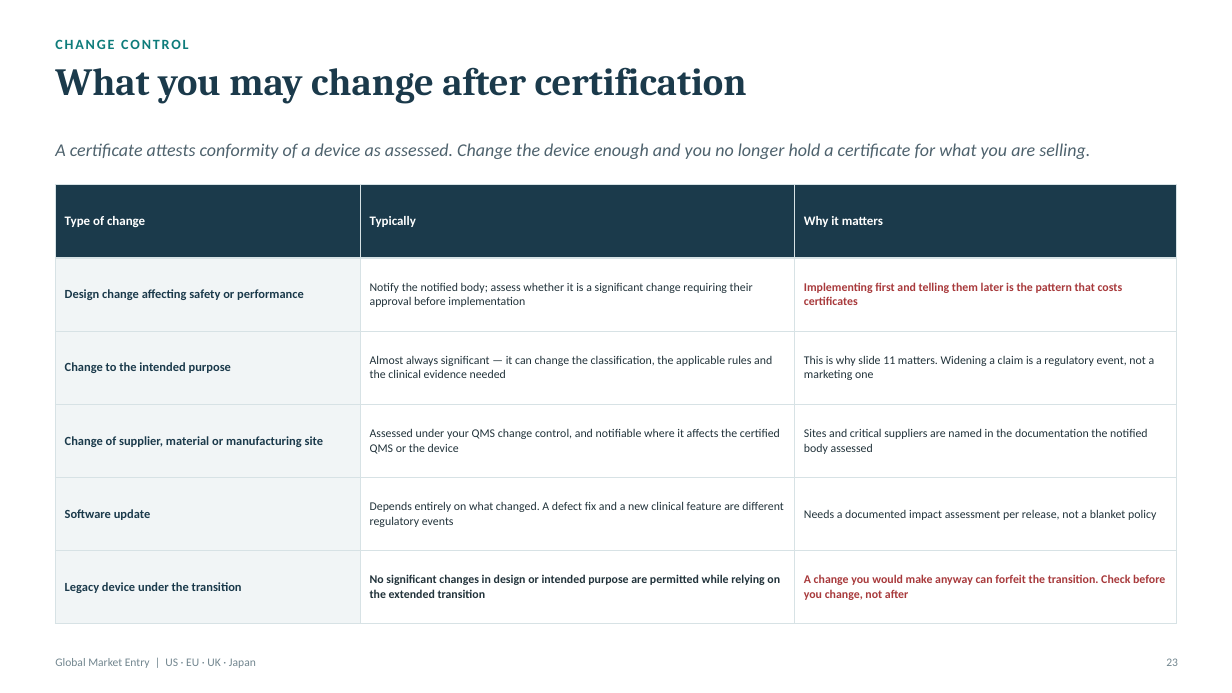
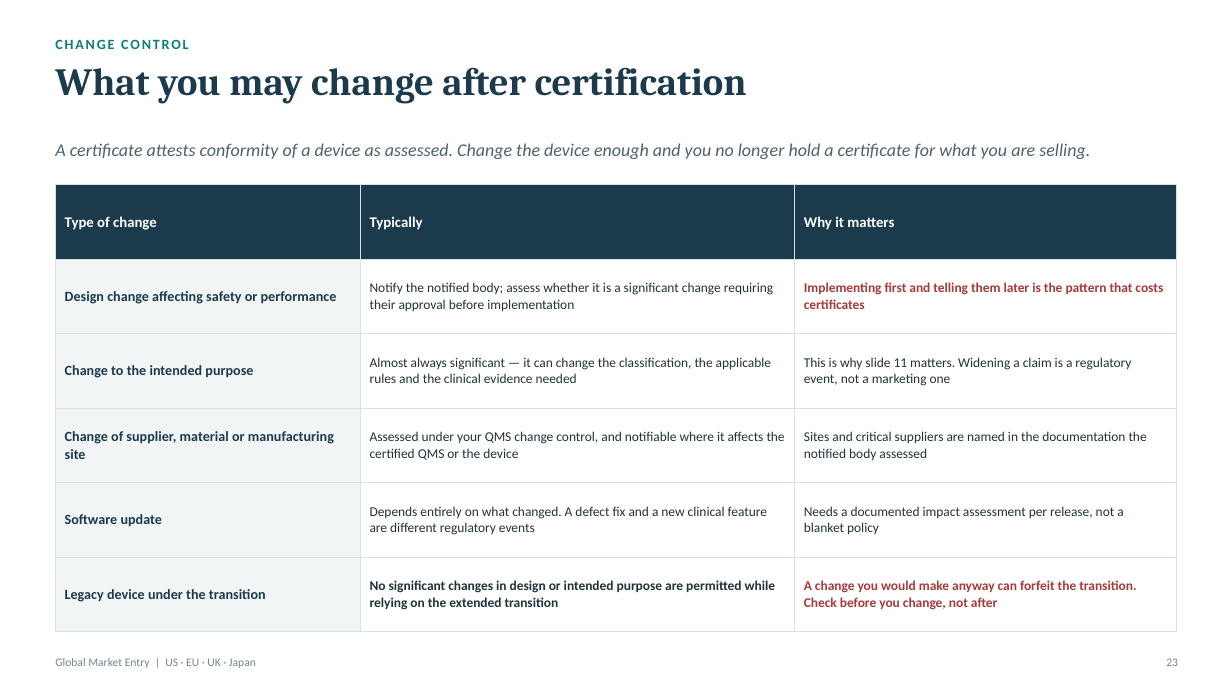
Before and after one commit to Jordantelder/my-website, a slide deck: slide 23 of seminars/global-market-entry/Global_Market_Entry_Seminar.pptx. Drawn at 1232x693 pixels with LibreOffice and Linux fonts; fonts in the diff are those of the drawing. Boxes give left, top, right and bottom in pixels: in the first picture for what was removed or moved away, otherwise in the second. Text is boxed around its words. In the diff, an @@ line names an element or a change of style, - is before the commit and + after.

```diff
--- a/seminars/global-market-entry/Global_Market_Entry_Seminar.pptx
+++ b/seminars/global-market-entry/Global_Market_Entry_Seminar.pptx
@@ table at bbox=[55, 185, 1177, 614] @@
@@ size 10.1 to 11.5 pt in "Type of change", "Typically", "Why it matters" @@
@@ size 9.7 to 11 pt in "Design change affecting safety or performance", "Change to the intended purpose", "Change of supplier, material or manufacturing site", "Software update" and 1 more places @@
@@ size 9.2 to 10.5 pt in "Notify the notified body; assess whether it ...", "Implementing first and telling them later is ...", "Almost always significant — it can change ...", "This is why slide 11 matters. Widening ..." and 6 more places @@
```
Also in this commit, not shown: 11 other slides changed, 2 other files.
